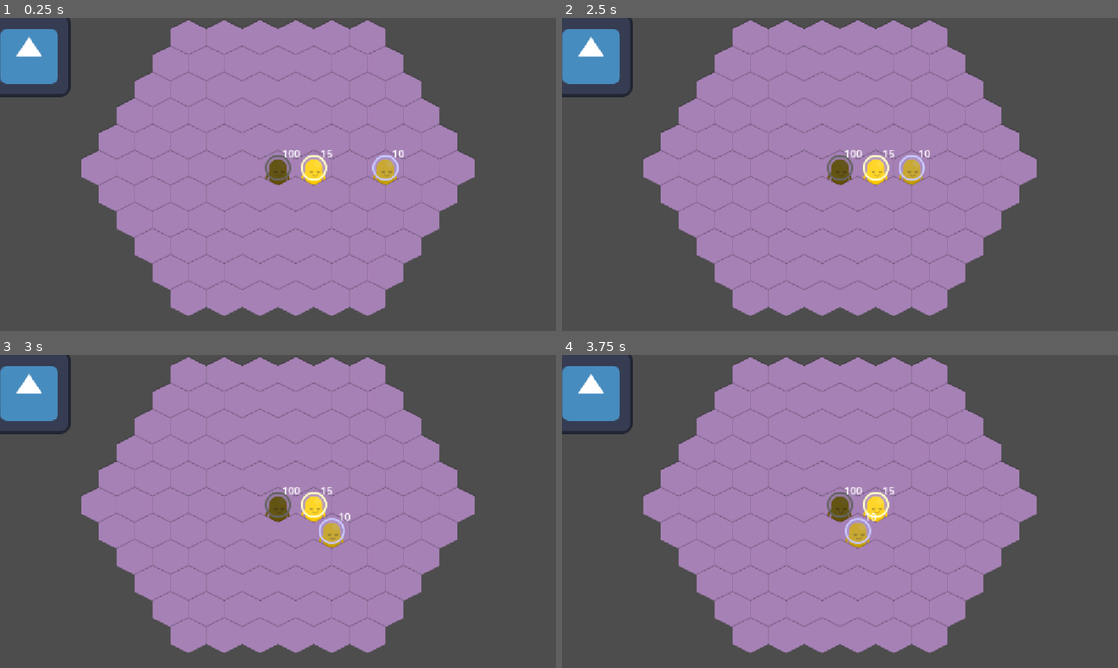
Above: before the commit, frames 1-4 (two rows, left to right).
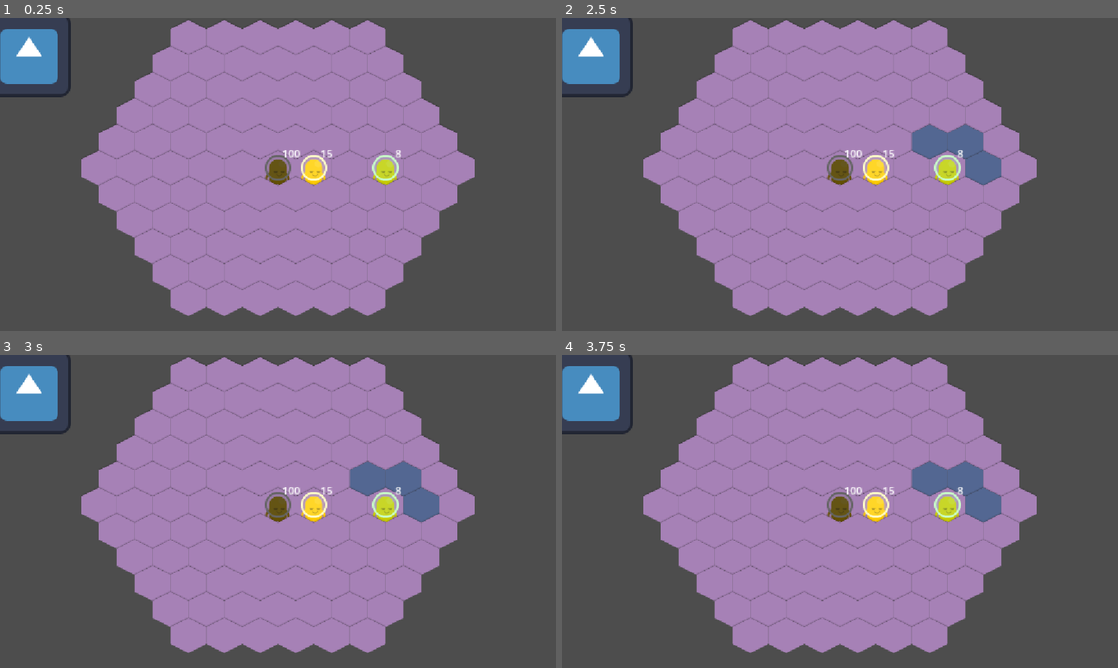
Above: after the commit, the same moments.

Repository: Couselin/sirenas2D
Game: Godot game, scene res://02_scenes/03_levels/test_scene.tscn
Same seed, same stepped clock (60 frames per second), same inputs: the game is played once before the commit and once after it. The project has no main scene, so this scene is started directly. The engine's default icon, where the game draws it, is replaced by a stand-in: a white triangle on a blue panel in a dark square.
Inputs:
- Up to frame 1 (0.25 s): no input
- Up to frame 2 (2.5 s): tap Enter at 0.5, 2 s; hold A (test_a) 0.53-1.28 s; tap C (test_c) at 0.8, 1.35 s; tap Space at 1.25 s; tap D (test_d) at 1.55 s; hold D (test_d) from 2.03 s (still down); tap E (test_e) at 2.3 s
- Up to frame 3 (3 s): tap Space at 2.75 s; release D (test_d) at 2.78 s; tap E (test_e) at 2.85 s
- Up to frame 4 (3.75 s): tap Q (test_q) at 3.05 s; hold Q (test_q) from 3.53 s (still down)

The runs differ from the first frame. In frame 1, 0.3% of the frame differs, in the area x 66-73%, y 42-54%; in frame 2, 2.3%; in frame 3, 2.3%; in frame 4, 2.3%, in the area x 50-79%, y 33-62%.

Commit message:
Enemy 2 attack

Diff:
--- a/02_scenes/01_characters_props/piece_enemy02.tscn
+++ b/02_scenes/01_characters_props/piece_enemy02.tscn
@@ -1,11 +1,13 @@
 [gd_scene format=3 uid="uid://dlixfk5syhqb4"]
 
 [ext_resource type="PackedScene" uid="uid://c3jro2i0xfdyw" path="res://02_scenes/01_characters_props/piece.tscn" id="1_ctcef"]
+[ext_resource type="Script" uid="uid://bmxflpyyabs4o" path="res://02_scenes/01_characters_props/piece_enemy_02.gd" id="2_bnrcy"]
 
 [node name="Piece" unique_id=759563159 instance=ExtResource("1_ctcef")]
-isAlly = false
+script = ExtResource("2_bnrcy")
 life = 8
 damage = 10
+movementRange = 3
 
 [node name="Sprite2D" parent="." index="0" unique_id=1397319377]
 modulate = Color(0.78431374, 1, 0.78431374, 1)
--- a/02_scenes/01_characters_props/piece_enemy_01.gd
+++ b/02_scenes/01_characters_props/piece_enemy_01.gd
@@ -5,7 +5,7 @@
 		if GlobalBoard.distance_between_tiles(tile.coordinates, Vector3(0,0,0)) > 1:
 			var tiles = GlobalBoard.ray_between_tiles(tile.coordinates, Vector3(0,0,0))
 			var tileDirection:Tile = tile.get_board().get_tile(tiles[0].x,tiles[0].y,tiles[0].z)
-			direction = tileDirection.coordinates - tile.coordinates
+			set_direction(tileDirection.coordinates - tile.coordinates)
 			var altDirections
 			if tileDirection.isOccupied:
 				for j in range(0,GlobalBoard.dirDirections.size()):
@@ -19,15 +19,12 @@
 						i = movementRange
 					else:
 						change_tile(tile.get_board().get_tile(altTile.x,altTile.y,altTile.z))
-						direction = GlobalBoard.dirDirections[altDirections[1]]
-						set_direction(direction)
+						set_direction(GlobalBoard.dirDirections[altDirections[1]])
 				else:
 					change_tile(tile.get_board().get_tile(altTile.x,altTile.y,altTile.z))
-					direction = GlobalBoard.dirDirections[altDirections[0]]
-					set_direction(direction)
+					set_direction(GlobalBoard.dirDirections[altDirections[0]])
 			else:
 				change_tile(tileDirection)
-				set_direction(direction)
 			await get_tree().create_timer(Global.movementCadence).timeout
 
 func attack():
--- /dev/null
+++ b/02_scenes/01_characters_props/piece_enemy_02.gd
@@ -0,0 +1,40 @@
+extends "res://02_scenes/01_characters_props/piece.gd"
+
+func move():
+	pass
+
+func attack():
+	var targetCoordinates: Array[Vector3]
+	var targets: Array[Tile]
+	var directions = [direction,
+	GlobalBoard.dirDirections[GlobalBoard.dirDirections.find(direction)-1],
+	GlobalBoard.dirDirections[GlobalBoard.dirDirections.find(direction)-5]]
+	targetCoordinates = GlobalBoard.contiguous_tiles(tile.coordinates)
+	for i in targetCoordinates:
+		if i - tile.coordinates in directions:
+			targets.append(tile.get_board().get_tile(i.x,i.y,i.z))
+	for i in targets:
+		i.highlight(true) #temp
+		if i.isOccupied and i.get_piece().isAlly != isAlly:
+			cause_damage(i.get_piece())
+
+func cause_damage(target:Piece):
+	super.cause_damage(target)
+
+func take_damage(damageTaken:int):
+	super.take_damage(damageTaken)
+	if life <=0:
+		tile.isOccupied = false
+		queue_free()
+
+func change_tile(new_tile:Tile):
+	super.change_tile(new_tile)
+
+func set_direction(new_direction:Vector3):
+	super.set_direction(new_direction)
+
+func _ready() -> void:
+	super._ready()
+
+func _process(delta: float) -> void:
+	super._process(delta)
--- a/02_scenes/03_levels/test_scene.gd
+++ b/02_scenes/03_levels/test_scene.gd
@@ -19,7 +19,7 @@
 
 func _input(event: InputEvent) -> void:
 	if event.is_action_pressed("test_e"):
-		controlledPiece.move()
+		controlledPiece.attack()
 		'move(GlobalBoard.dirNorthEast)
 	if event.is_action_pressed("test_z"):
 		move(GlobalBoard.dirSouthWest)
@@ -35,7 +35,7 @@
 func _ready() -> void:
 	board.get_tile(0,0,0).add_piece("tower")
 	board.get_tile(0,1,-1).add_piece("ally01")
-	board.get_tile(0,3,-3).add_piece("enemy01")
+	board.get_tile(0,3,-3).add_piece("enemy02")
 	controlledPiece = board.get_tile(0,3,-3).get_piece()
 	controlledPiece.set_direction(GlobalBoard.dirNorthEast)
 	pass
Not shown, added: 02_scenes/01_characters_props/piece_enemy_02.gd.uid
